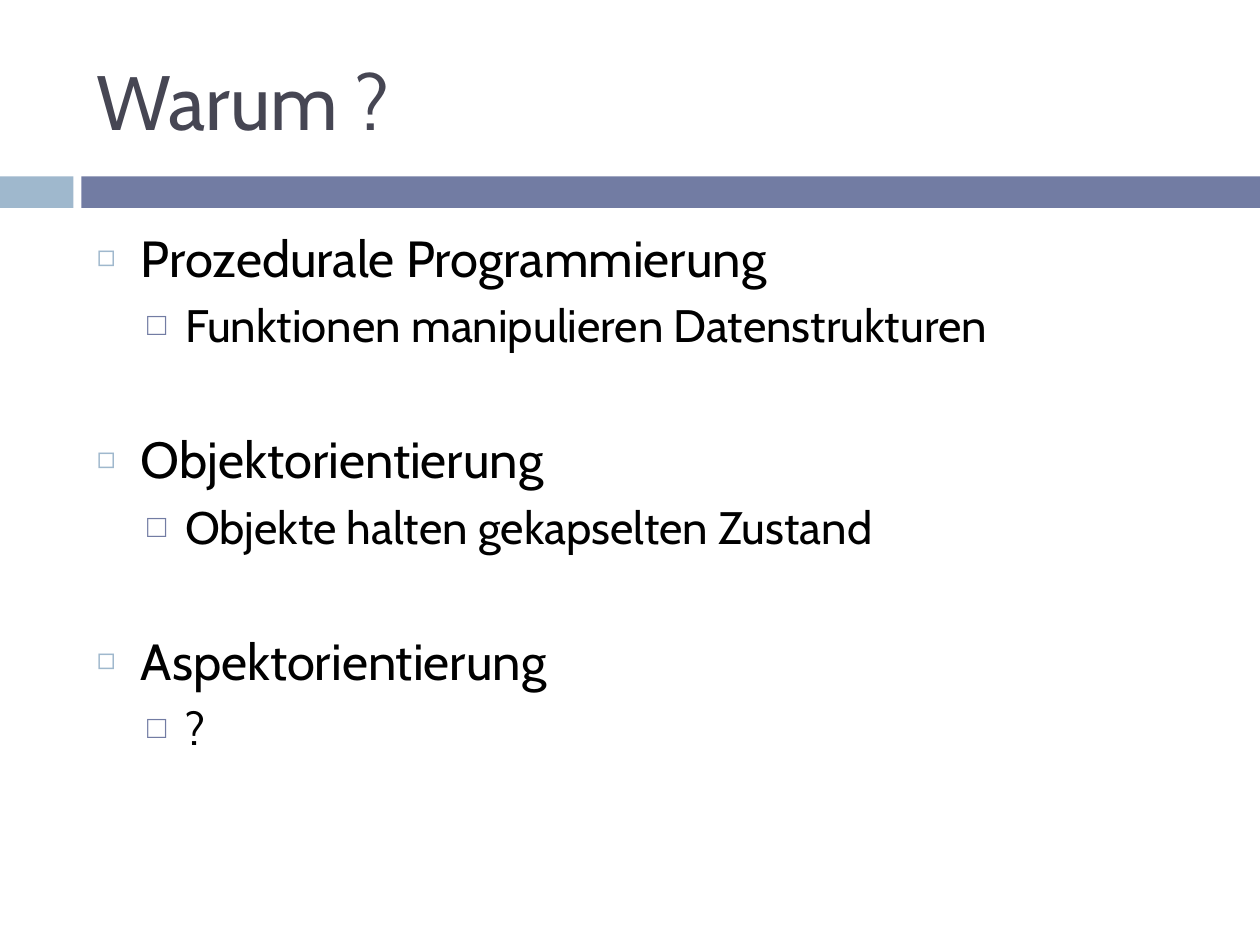
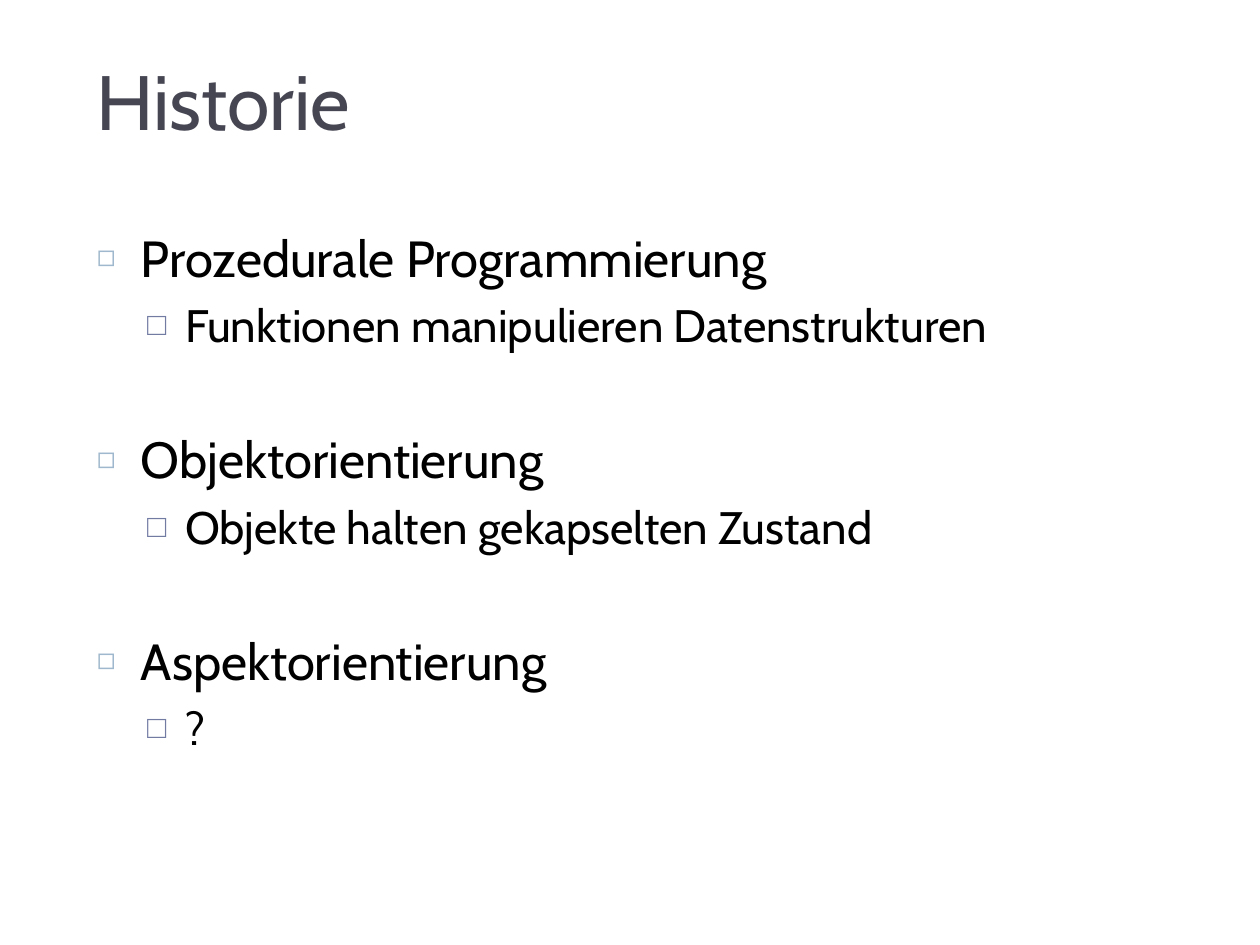
Before and after one commit to RainerW/sdc2012, a slide deck: slide 5 of presentation/aop.pptm. Drawn at 1260x945 pixels with LibreOffice and Linux fonts; fonts in the diff are those of the drawing; background and template pictures are left out. Boxes give left, top, right and bottom in pixels: in the first picture for what was removed or moved away, otherwise in the second. Text is boxed around its words. In the diff, an @@ line names an element or a change of style, - is before the commit and + after.

```diff
--- a/presentation/aop.pptm
+++ b/presentation/aop.pptm
@@ title at [97, 76, 350, 131]: text changed @@
-Warum ?
+Historie
@@ rectangle removed at [0, 176, 73, 208] @@
@@ rectangle added at [0, 165, 1260, 214], fill #FFFFFF, outline #FFFFFF 1.5 pt @@
```
Also in this commit, not shown: 17 other slides changed, 1 slide added, 3 slides removed.
